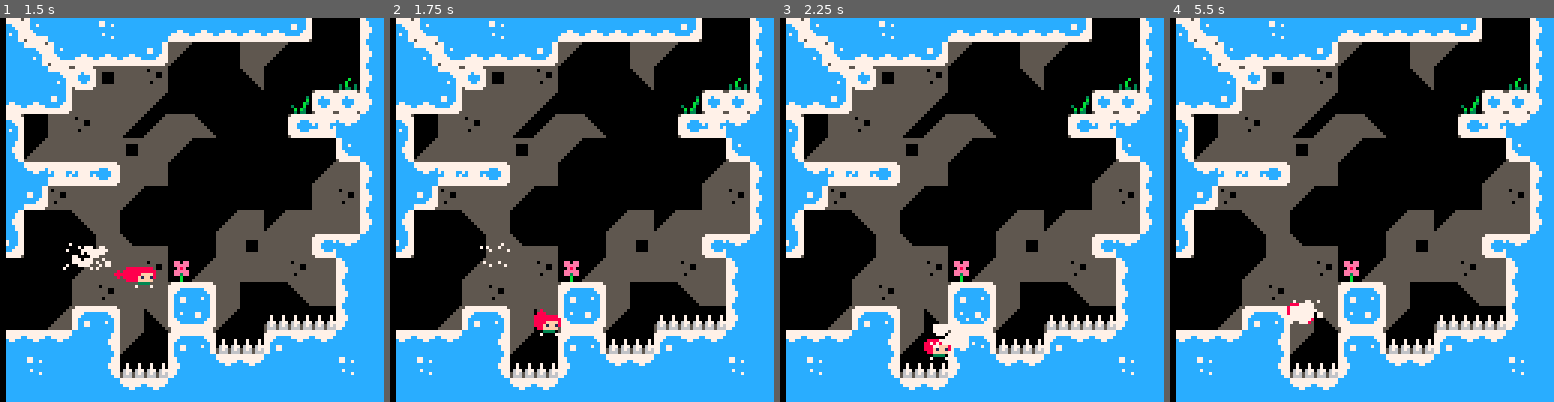
Above: before the commit, frames 1-4 (left to right).
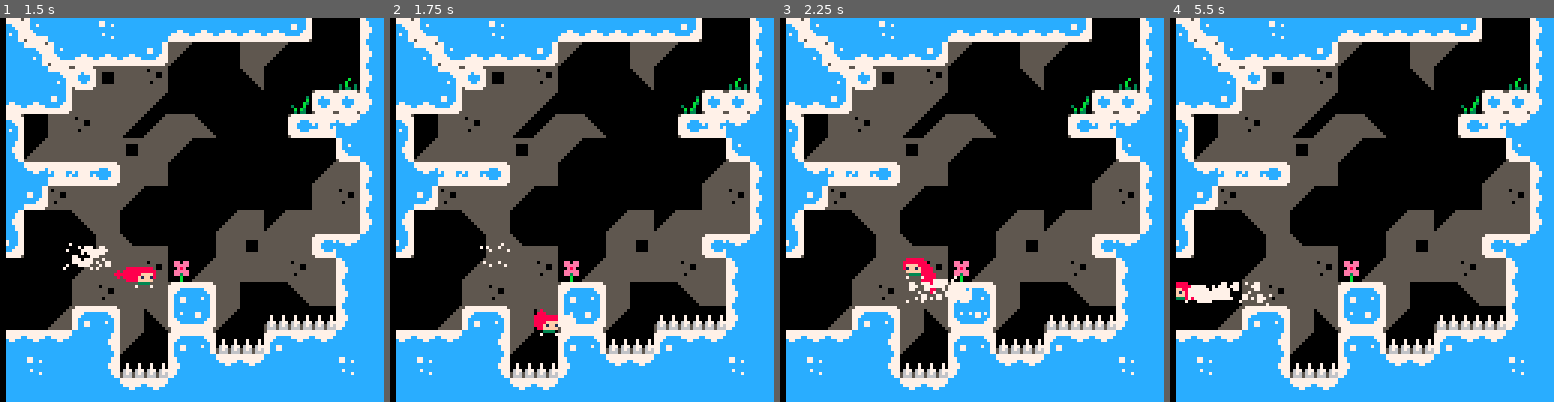
Above: after the commit, the same moments.

Repository: wesen/carts
Game: PICO-8 cartridge games/celeste/celeste-copy.p8
The game is run twice, just before and just after one commit, with the same random seed, the same clock (stepped at 60 frames per second) and the same inputs.
Inputs:
- Up to frame 1 (1.5 s): tap X (X key) at 0.33, 1.07 s; tap O (Z key) at 0.7 s
- Up to frame 2 (1.75 s): hold Right from 1.6 s (still down); tap O (Z key) at 1.7 s
- Up to frame 3 (2.25 s): tap X (X key) at 1.85 s; release Right at 2.1 s; tap O (Z key) at 2.1 s; hold Up from 2.15 s (still down)
- Up to frame 4 (5.5 s): release Up at 2.42 s; hold Right 2.47-3.03 s; tap O (Z key) every 0.4 s from 2.5 to 5.3 s; tap X (X key) at 2.97, 4.08, 5.2 s; hold Left 3.08-3.58 s; hold Down 3.63-3.97 s; hold Right 4.02-4.68 s; hold Up 4.73-5.03 s; hold Left from 5.08 s (still down)

Frame 1 is identical in both runs. In frame 2, less than 0.1% of the frame differs, in the area x 43-49%, y 77-81%; in frame 3, 1.3%, in the area x 32-54%, y 62-90%; in frame 4, 1.2%.

Commit message:
Add wall jump

Diff:
--- a/games/celeste/celeste-copy.p8
+++ b/games/celeste/celeste-copy.p8
@@ -164,6 +164,16 @@
                     this.spd.y=-2
                     this.grace=0
                     init_object(smoke,this.x,this.y+4)
+                else
+                    -- XXX why -3 ?
+                    local wall_dir=(this.is_solid(-3,0) and -1 or this.is_solid(3,0) and 1 or 0)
+                    if wall_dir!=0 then
+                        psfx(2)
+                        this.jbuffer=0
+                        this.spd.y=-2
+                        this.spd.x=-wall_dir*(maxrun+1)
+                        init_object(smoke,this.x+wall_dir*6,this.y)
+                    end
                 end
             end
 
